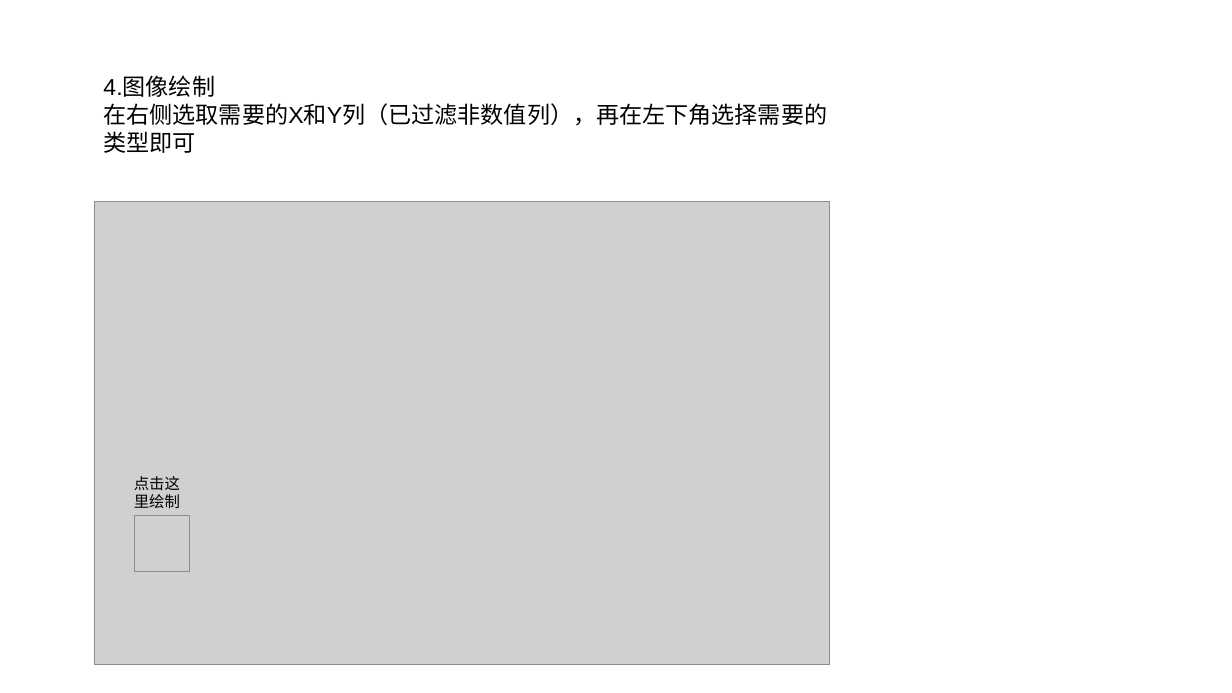
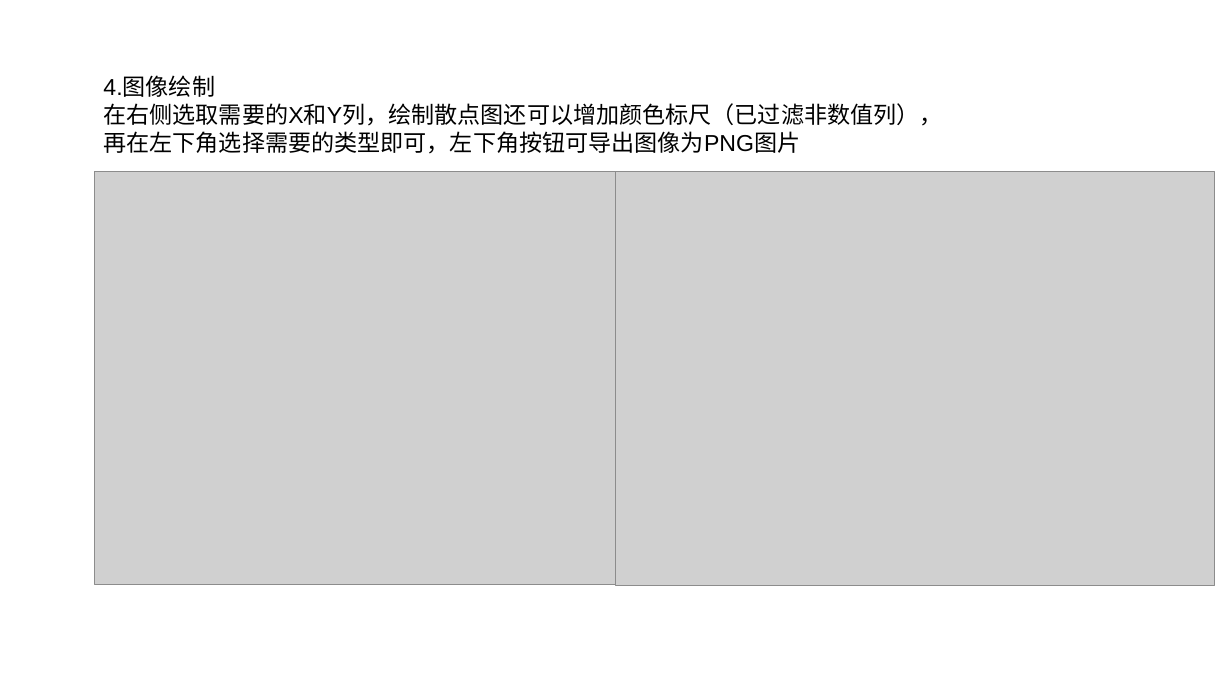
Before and after one commit to yhz200709/data_analysis_tool, a slide deck: slide 5 of README.pptx. Drawn at 1232x693 pixels with LibreOffice and Linux fonts; fonts in the diff are those of the drawing; grey boxes stand for pictures. Boxes give left, top, right and bottom in pixels: in the first picture for what was removed or moved away, otherwise in the second. Text is boxed around its words. In the diff, an @@ line names an element or a change of style, - is before the commit and + after.

```diff
--- a/README.pptx
+++ b/README.pptx
@@ text at bbox=[103, 103, 942, 154]: text changed @@
-在右侧选取需要的X和Y列（已过滤非数值列），再在左下角选择需要的类型即可
+在右侧选取需要的X和Y列，绘制散点图还可以增加颜色标尺（已过滤非数值列），再在左下角选择需要的类型即可，左下角按钮可导出图像为PNG图片
@@ picture: place and size @@
-picture at bbox=[94, 201, 830, 665]
+picture at bbox=[94, 172, 616, 584]
@@ picture added at bbox=[616, 172, 1215, 586] @@
@@ text removed at bbox=[134, 476, 180, 509] @@
-点击这里绘制
@@ picture removed at bbox=[134, 516, 189, 571] @@
```
Also in this commit, not shown: 5 other slides changed, 1 other file.
